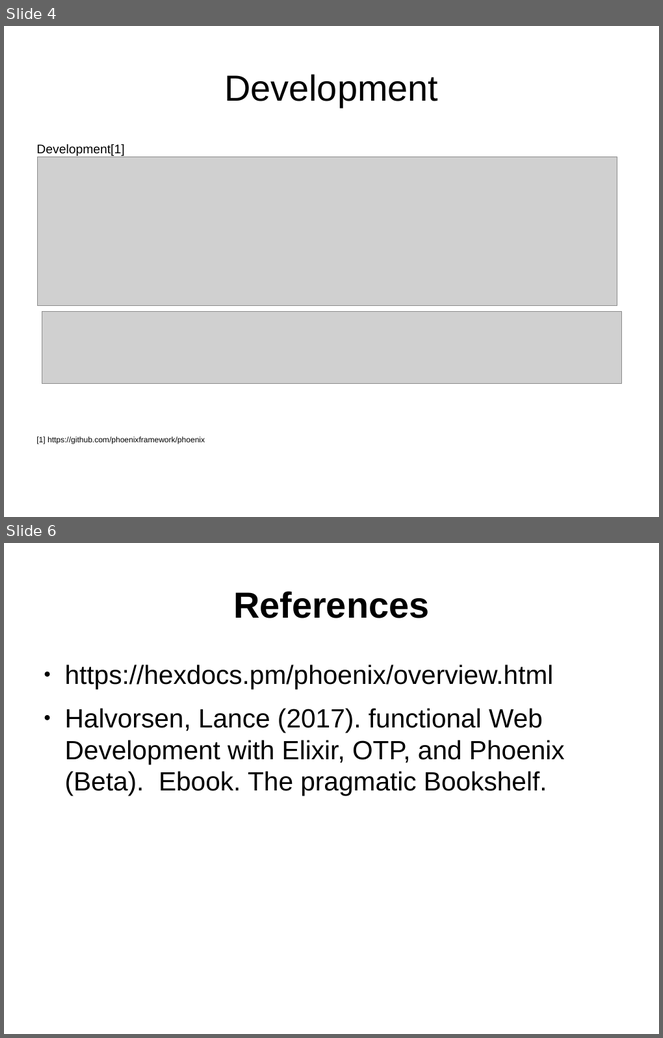
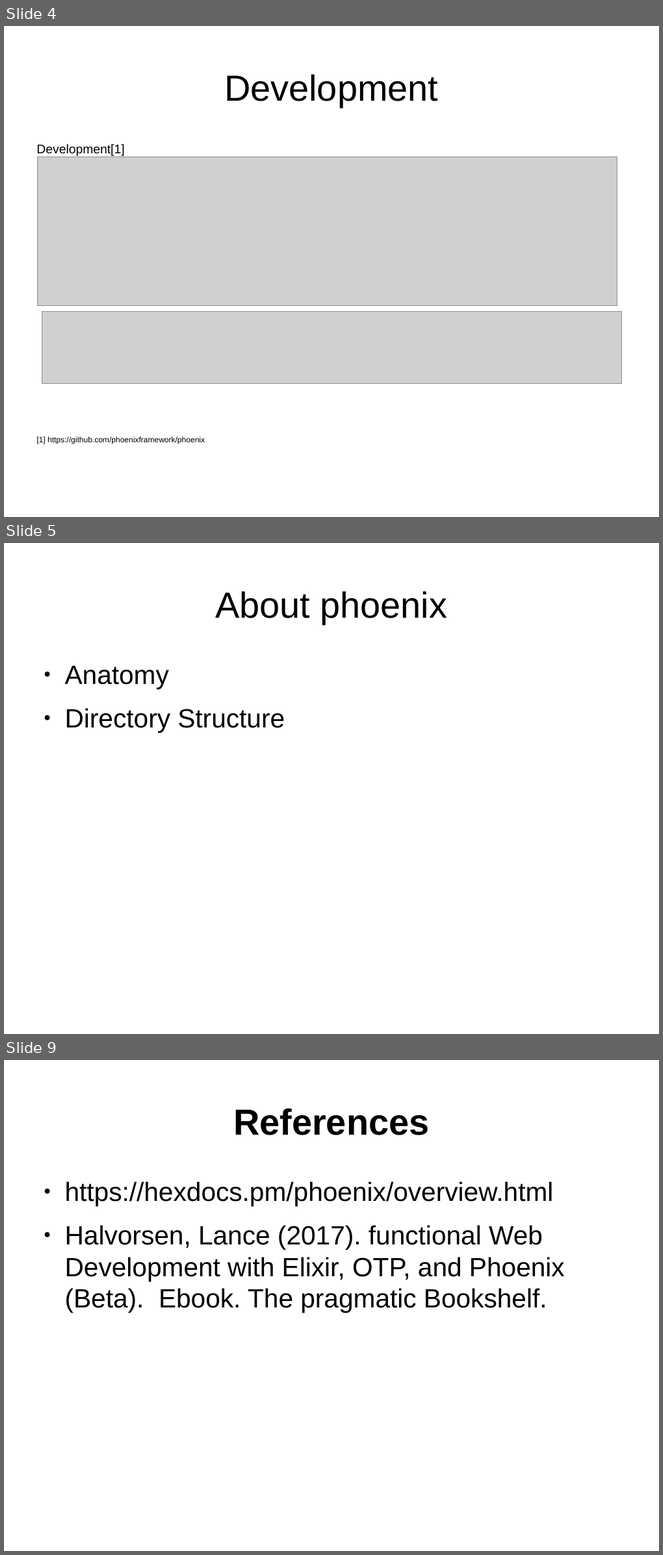
Before and after one commit to ramortegui/talks, a slide deck: phoenix-basics.odp. Shown one above the other, each under a label of ours: slides 4 and 6 before the commit, slides 4, 5 and 9 after it; the slides between them are not shown. The pictures are 663x1038 and 663x1555 pixels, drawn with LibreOffice and Linux fonts; fonts in the diff are those of the drawing; grey boxes stand for pictures. Boxes give left, top, right and bottom in pixels: in the first picture for what was removed or moved away, otherwise in the second. Text is boxed around its words. In the diff, an @@ line names an element or a change of style, - is before the commit and + after.

```diff
--- a/phoenix-basics.odp
+++ b/phoenix-basics.odp
@@ slide 5 added at <box>4,543,659,1034</box>, background #FFFFFF @@
@@ title added at <box>215,591,447,624</box>, 44 pt, text #000000 @@
+About phoenix
@@ text added at <box>65,666,285,733</box>, 32 pt, text #000000 @@
+● Anatomy
+● Directory Structure
@@ what was slide 6 is now slide 9 @@
```
Also in this commit, not shown: 2 slides changed, 2 other slides added.
